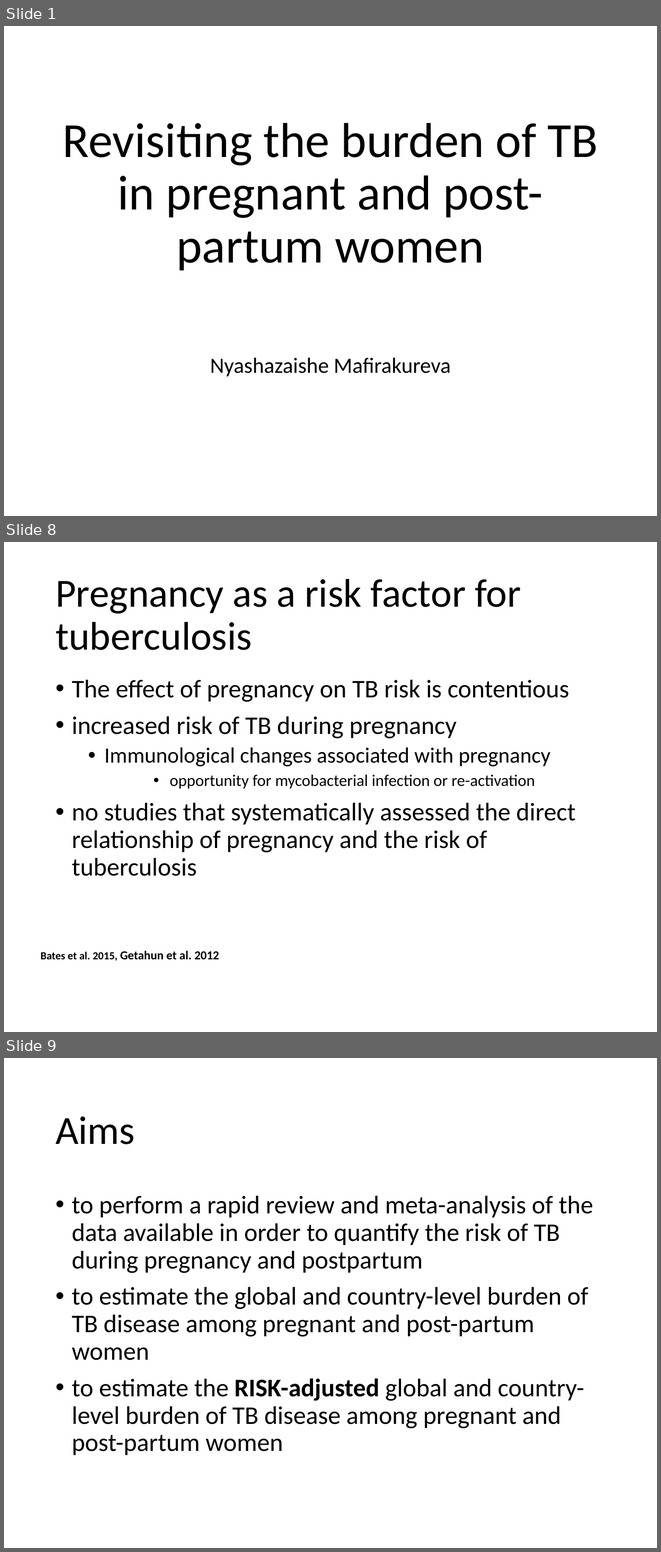
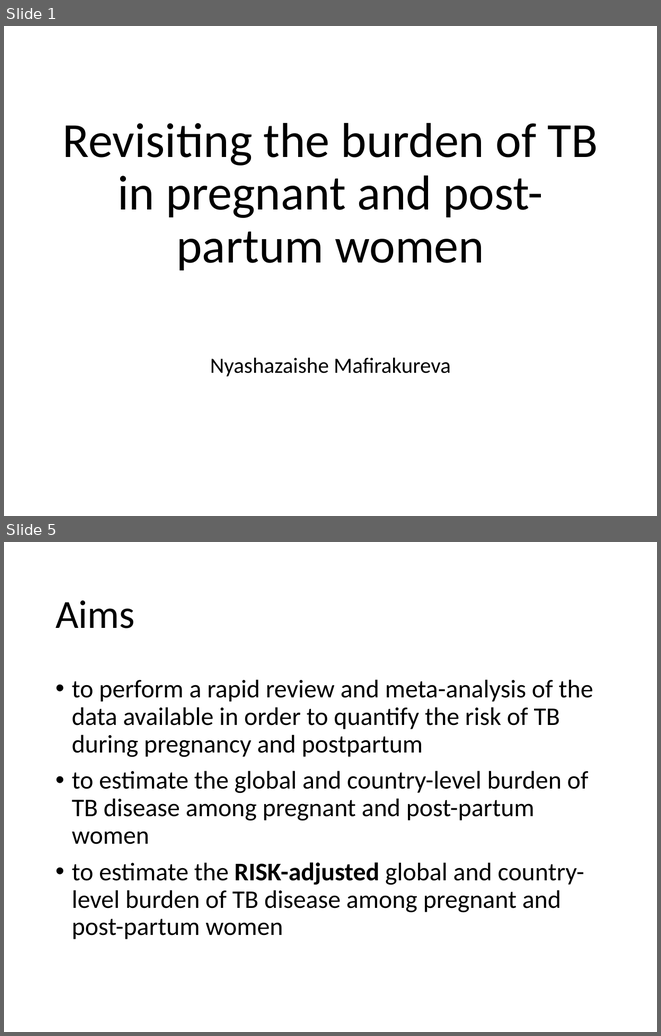
Before and after one commit to petedodd/pregtb, a slide deck: outdata/Revisiting the burden of TB in pregnant and post-partum women2.pptx. Shown one above the other, each under a label of ours: slides 1, 8 and 9 before the commit, slides 1 and 5 after it; the slides between them are not shown. The pictures are 661x1552 and 661x1036 pixels, drawn with LibreOffice and Linux fonts; fonts in the diff are those of the drawing. Boxes give left, top, right and bottom in pixels: in the first picture for what was removed or moved away, otherwise in the second. Text is boxed around its words. In the diff, an @@ line names an element or a change of style, - is before the commit and + after.

```diff
--- a/outdata/Revisiting the burden of TB in pregnant and post-partum women2.pptx
+++ b/outdata/Revisiting the burden of TB in pregnant and post-partum women2.pptx
@@ slide 8 removed at <box>4,542,657,1032</box>, background #FFFFFF @@
@@ title removed at <box>55,579,521,650</box> @@
-Pregnancy as a risk factor for tuberculosis
@@ text removed at <box>72,679,575,876</box> @@
-• The effect of pregnancy on TB risk is contentious
-• increased risk of TB during pregnancy
-  • Immunological changes associated with pregnancy
-      • opportunity for mycobacterial infection or re-activation
-• no studies that systematically assessed the direct relationship of pregnancy and the risk of tuberculosis
@@ text removed at <box>41,950,219,961</box> @@
-Bates et al. 2015, Getahun et al. 2012
@@ what was slide 9 is now slide 5 @@
```
Also in this commit, not shown: 4 slides changed, 7 slides added, 5 other slides removed, 33 other files.
